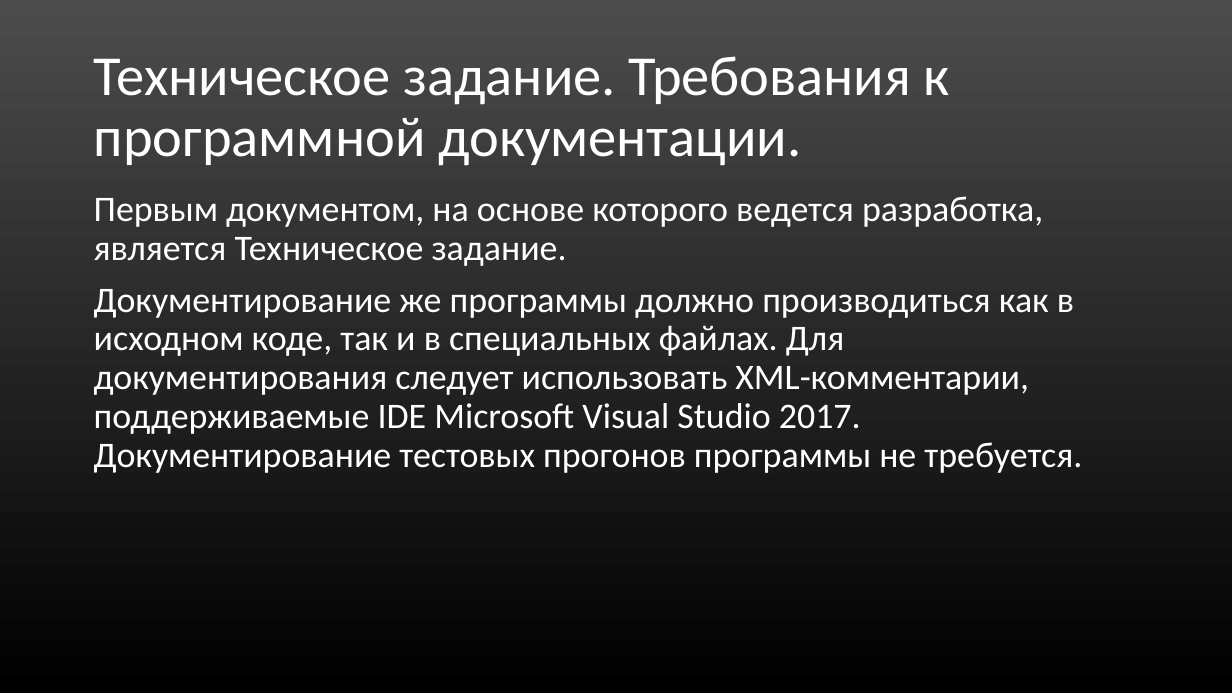
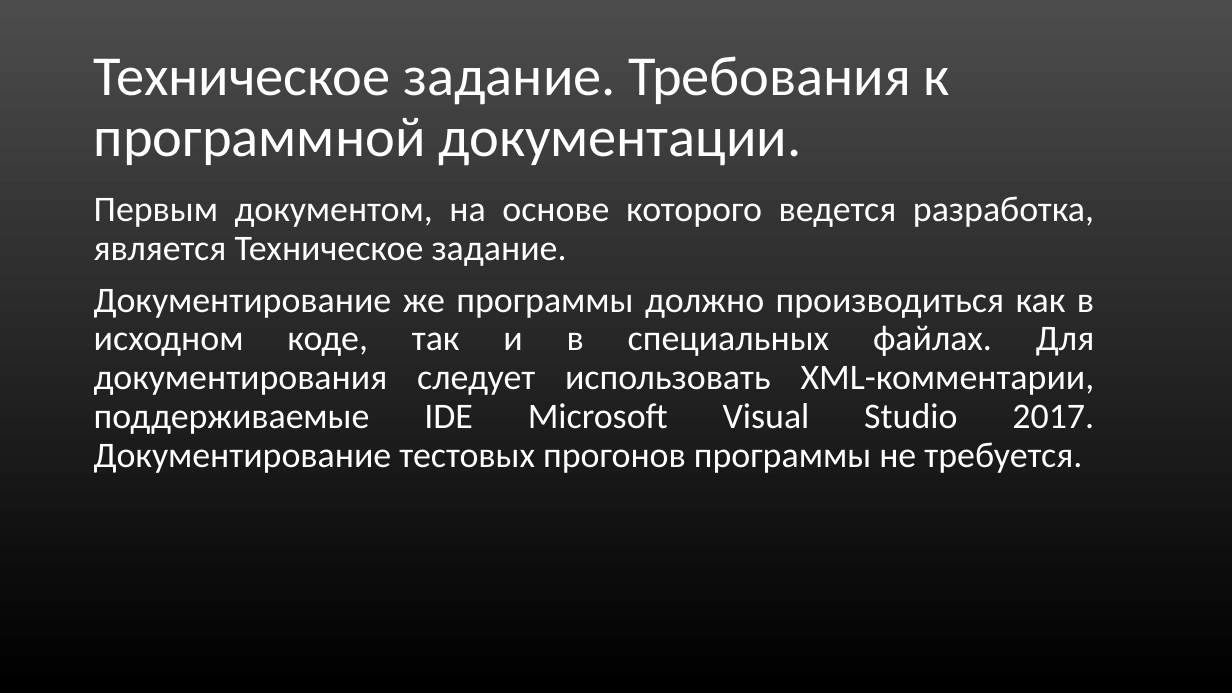
Before and after one commit to Mr-Dm1try/SteamCardsFarmer, a slide deck: slide 26 of Презентация_Помойки.ppt. Drawn at 1232x693 pixels with LibreOffice and Linux fonts; fonts in the diff are those of the drawing. Boxes give left, top, right and bottom in pixels: in the first picture for what was removed or moved away, otherwise in the second. Text is boxed around its words. In the diff, an @@ line names an element or a change of style, - is before the commit and + after.

```diff
--- a/Презентация_Помойки.ppt
+++ b/Презентация_Помойки.ppt
@@ text "Первым документом, на основе которого ..." at (94,196,1095,473): alignment left to justified @@
```
Also in this commit, not shown: 8 other slides changed.
